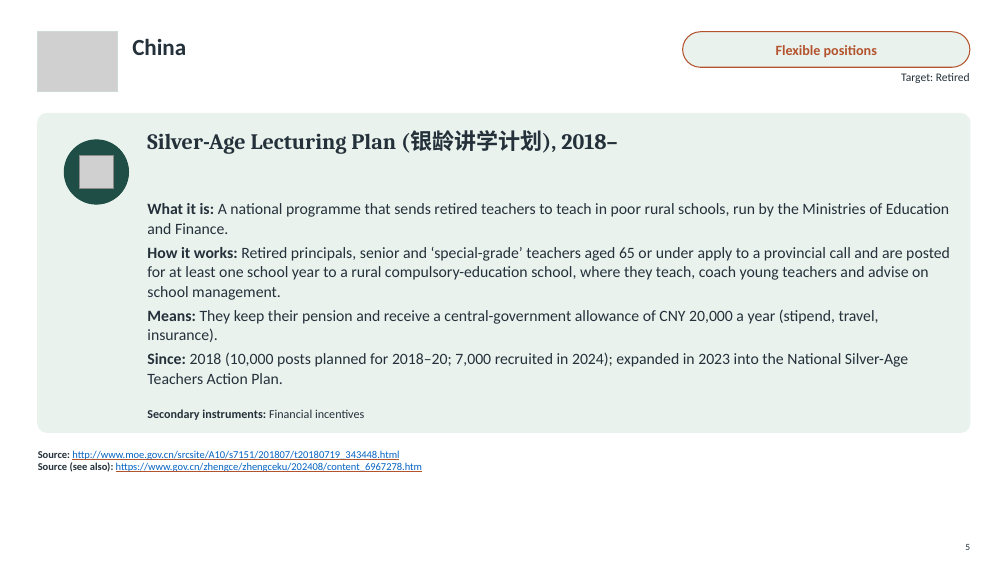
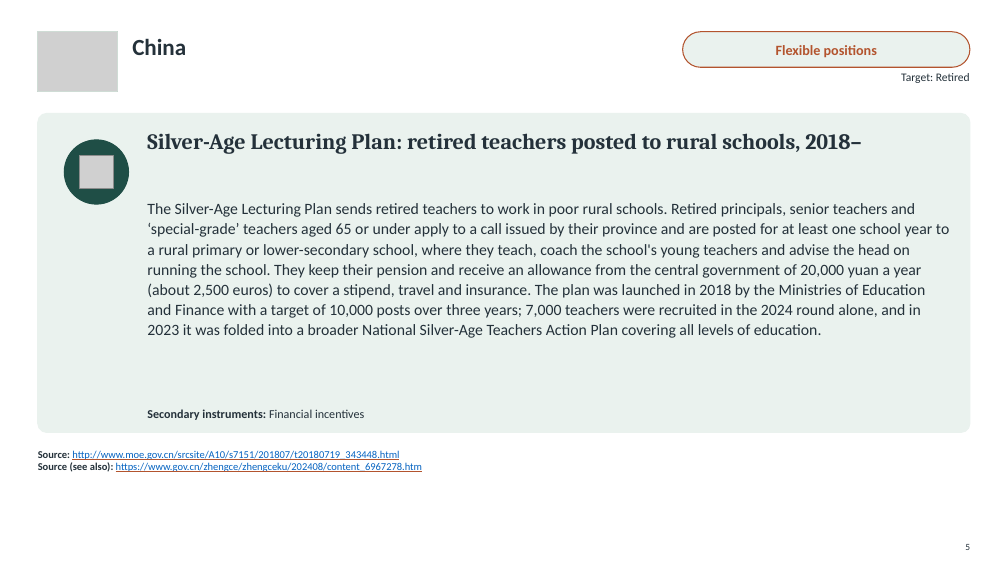
Before and after one commit to jedr1-ship-it/Alternative-Pathways----Quant, a slide deck: slide 5 of policies/Re-attracting_Former_Teachers.pptx. Drawn at 1008x567 pixels with LibreOffice and Linux fonts; fonts in the diff are those of the drawing; grey boxes stand for pictures. Boxes give left, top, right and bottom in pixels: in the first picture for what was removed or moved away, otherwise in the second. Text is boxed around its words. In the diff, an @@ line names an element or a change of style, - is before the commit and + after.

```diff
--- a/policies/Re-attracting_Former_Teachers.pptx
+++ b/policies/Re-attracting_Former_Teachers.pptx
@@ text at bbox=[147, 133, 861, 154]: text changed @@
-Silver-Age Lecturing Plan (银龄讲学计划), 2018–
+Silver-Age Lecturing Plan: retired teachers posted to rural schools, 2018–
@@ text at bbox=[147, 203, 949, 338]: text changed @@
-What it is: A national programme that sends retired teachers to teach in poor rural schools, run by the Ministries of Education and Finance.
-How it works: Retired principals, senior and ‘special-grade’ teachers aged 65 or under apply to a provincial call and are posted for at least one school year to a rural compulsory-education school, where they teach, coach young teachers and advise on school management.
-Means: They keep their pension and receive a central-government allowance of CNY 20,000 a year (stipend, travel, insurance).
-Since: 2018 (10,000 posts planned for 2018–20; 7,000 recruited in 2024); expanded in 2023 into the National Silver-Age Teachers Action Plan.
+The Silver-Age Lecturing Plan sends retired teachers to work in poor rural schools. Retired principals, senior teachers and ‘special-grade’ teachers aged 65 or under apply to a call issued by their province and are posted for at least one school year to a rural primary or lower-secondary school, where they teach, coach the school's young teachers and advise the head on running the school. They keep their pension and receive an allowance from the central government of 20,000 yuan a year (about 2,500 euros) to cover a stipend, travel and insurance. The plan was launched in 2018 by the Ministries of Education and Finance with a target of 10,000 posts over three years; 7,000 teachers were recruited in the 2024 round alone, and in 2023 it was folded into a broader National Silver-Age Teachers Action Plan covering all levels of education.
```
Also in this commit, not shown: 17 other slides changed, 4 other files.
